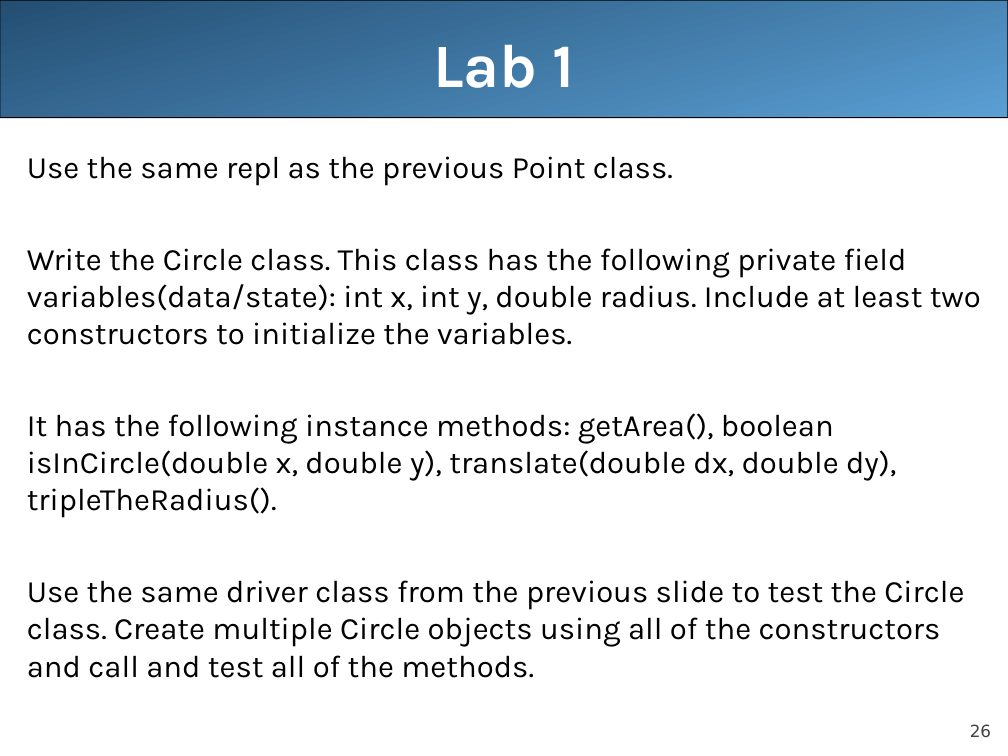
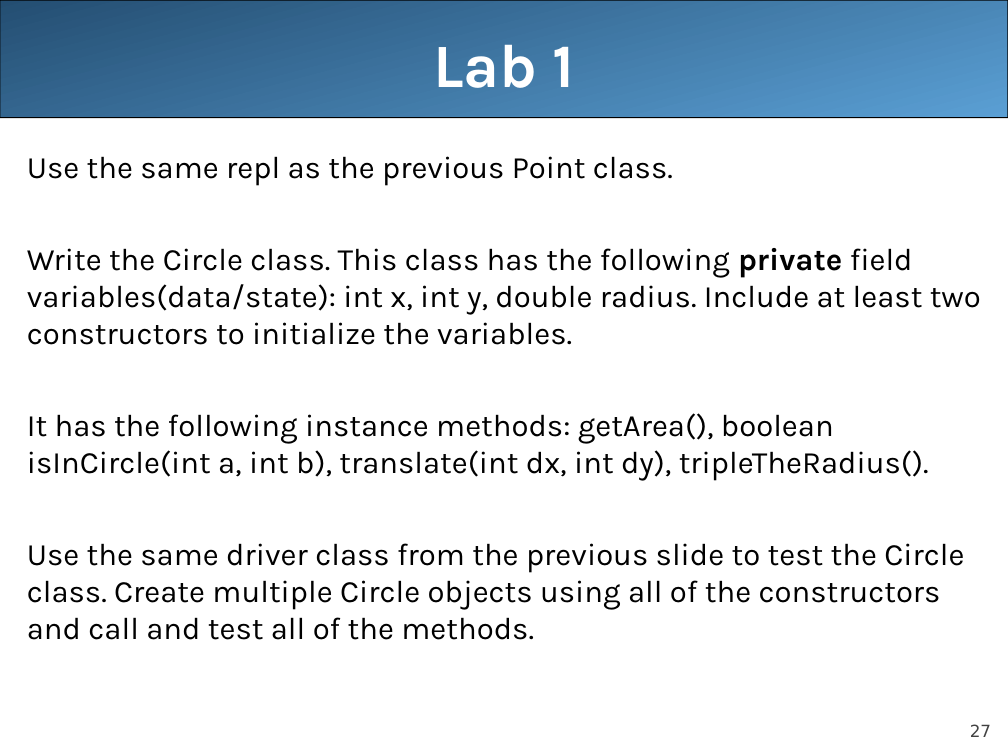
Before and after one commit to LongBaoNguyen/longbaonguyen.github.io, a slide deck: slide 27 of courses/apcsa/lecture13.ppt (slide 26 before the commit). Drawn at 1008x756 pixels with LibreOffice and Linux fonts; fonts in the diff are those of the drawing. Boxes give left, top, right and bottom in pixels: in the first picture for what was removed or moved away, otherwise in the second. Text is boxed around its words. In the diff, an @@ line names an element or a change of style, - is before the commit and + after.

```diff
--- a/courses/apcsa/lecture13.ppt
+++ b/courses/apcsa/lecture13.ppt
@@ text at bbox=[27, 248, 981, 345]: bold on in "private" @@
@@ text at bbox=[27, 413, 929, 481]: text changed @@
-It has the following instance methods: getArea(), boolean isInCircle(double x, double y), translate(double dx, double dy), tripleTheRadius().
+It has the following instance methods: getArea(), boolean isInCircle(int a, int b), translate(int dx, int dy), tripleTheRadius().
@@ page number at bbox=[970, 724, 991, 737]: text changed @@
-26
+27
```
Also in this commit, not shown: 12 other slides changed, 1 slide added, 2 other files.
